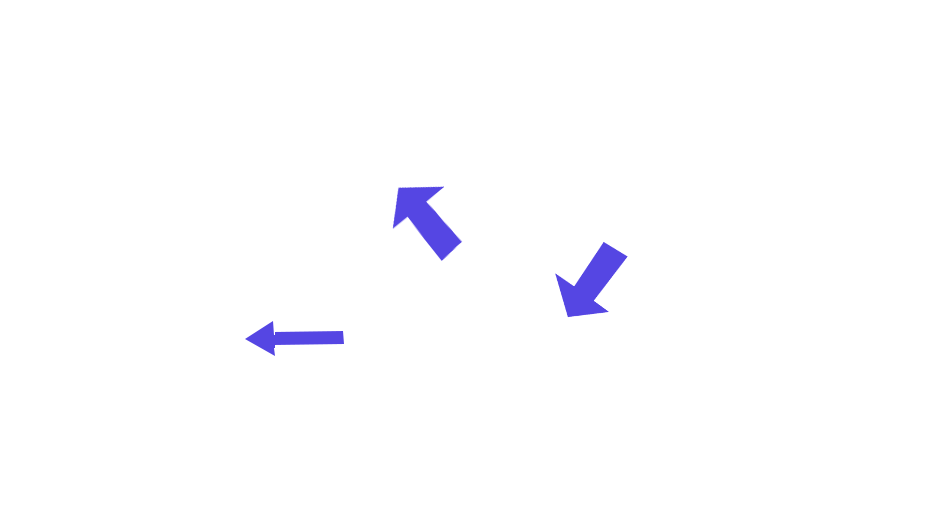
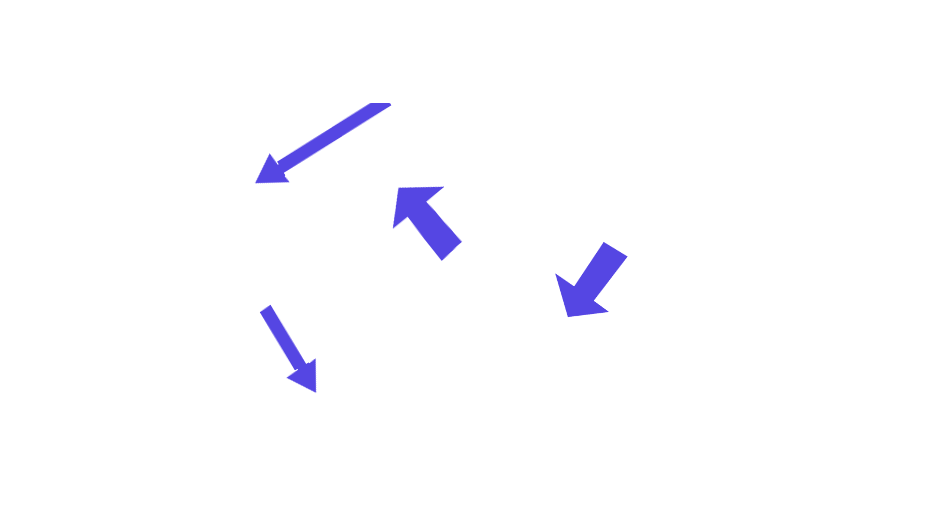
Before/after of a 952×508 layered artwork. What changed in the layer stack:
painted on "Background" over (x1=245, y1=103, x2=392, y2=394)
